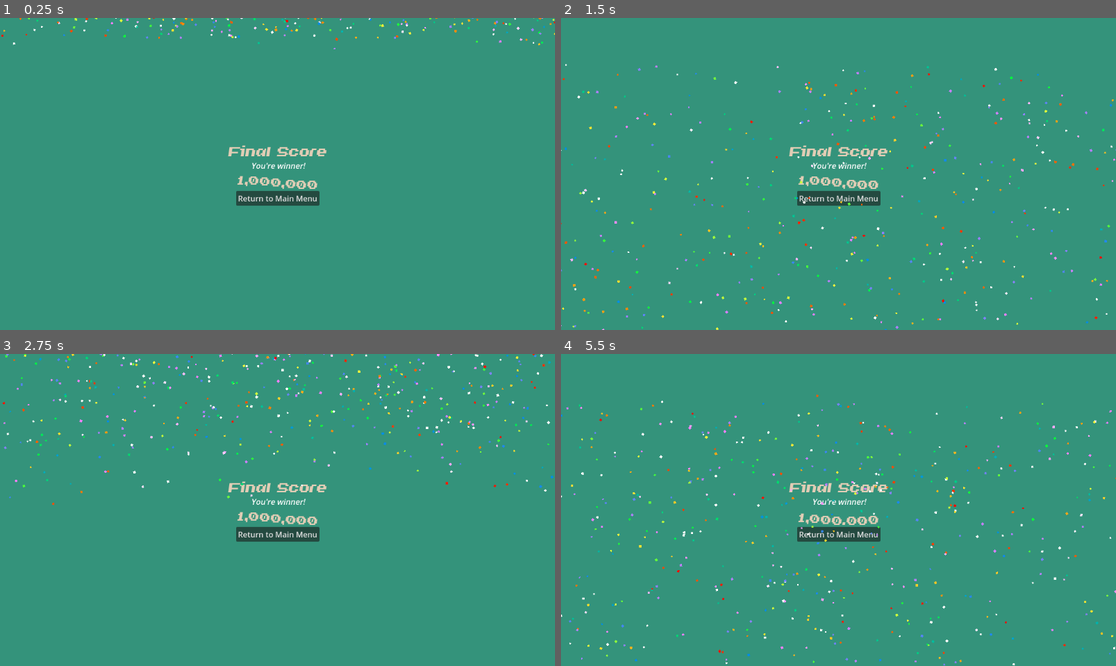
Above: before the commit, frames 1-4 (two rows, left to right).
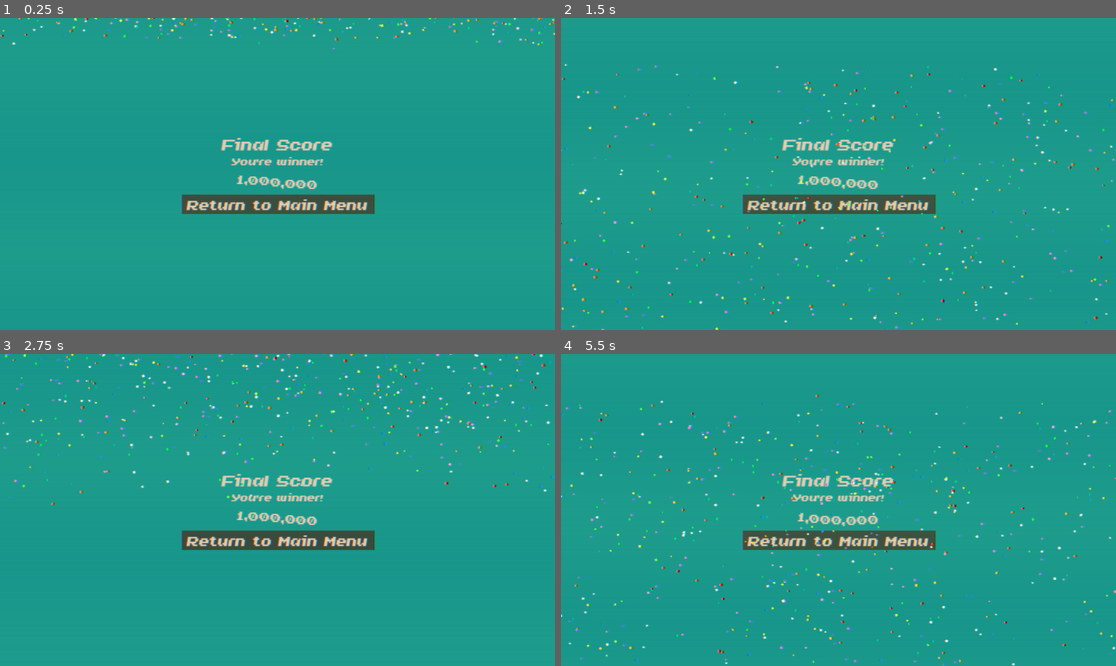
Above: after the commit, the same moments.

Repository: BurnsAndy/gmtk2025
Game: Godot game, scene res://scenes/final_score_scene.tscn
The game is run twice, just before and just after one commit, with the same random seed, the same clock (stepped at 60 frames per second) and the same inputs. This scene is started directly instead of the project's main scene.
Inputs:
- Up to frame 1 (0.25 s): no input
- Up to frame 2 (1.5 s): tap Enter at 0.5, 0.6 s; hold Right 0.53-1.28 s; hold Down from 1.28 s (still down); tap H at 1.35 s
- Up to frame 3 (2.75 s): release Down at 2.03 s; hold Right from 2.03 s (still down); tap Q at 2.1 s
- Up to frame 4 (5.5 s): release Right at 2.78 s; hold Up 2.78-3.53 s; tap one key every 0.75 s from 2.85 s: Shift Z C X; hold A 3.53-5.03 s; hold Down from 5.03 s (still down)

The runs differ from the first frame. In frame 1, 61% of the frame differs, in the area x 0-100%, y 0-100%; in frame 2, 77%; in frame 3, 67%; in frame 4, 78%.

Commit message:
updated final score screen to match art style

Diff:
--- a/scenes/final_score_scene.tscn
+++ b/scenes/final_score_scene.tscn
@@ -1,9 +1,10 @@
-[gd_scene load_steps=9 format=3 uid="uid://cq2vgf2bxt5vf"]
+[gd_scene load_steps=10 format=3 uid="uid://cq2vgf2bxt5vf"]
 
 [ext_resource type="Script" uid="uid://b02f6ypg4y7js" path="res://scripts/final_score_scene.gd" id="1_4sjga"]
 [ext_resource type="Theme" uid="uid://cbatwpb6ydnvr" path="res://assets/main_menu_theme.tres" id="2_6huo8"]
 [ext_resource type="Texture2D" uid="uid://do8ov7ffsws14" path="res://assets/rgb_gradient.tres" id="3_n3yss"]
 [ext_resource type="Script" uid="uid://hd1dahd1lpfr" path="res://scripts/classes/confetti_emitter.gd" id="4_mj3wq"]
+[ext_resource type="PackedScene" uid="uid://b1r084b8sxtdm" path="res://scenes/crt_effect.tscn" id="5_mj3wq"]
 
 [sub_resource type="CurveTexture" id="CurveTexture_co8vq"]
 
@@ -51,7 +52,7 @@
 anchor_bottom = 1.0
 grow_horizontal = 2
 grow_vertical = 2
-color = Color(0, 0.359669, 0.276534, 1)
+color = Color(0.105882, 0.6, 0.545098, 1)
 
 [node name="BoxContainer" type="BoxContainer" parent="Control"]
 layout_mode = 1
@@ -70,6 +71,7 @@
 size_flags_horizontal = 3
 size_flags_vertical = 4
 theme = ExtResource("2_6huo8")
+theme_override_font_sizes/normal_font_size = 36
 text = "Final Score"
 fit_content = true
 scroll_active = false
@@ -79,6 +81,9 @@
 layout_mode = 2
 size_flags_horizontal = 3
 size_flags_vertical = 4
+theme = ExtResource("2_6huo8")
+theme_override_font_sizes/bold_italics_font_size = 1
+theme_override_font_sizes/italics_font_size = 24
 bbcode_enabled = true
 text = "[i]You're winner![/i]"
 fit_content = true
@@ -86,6 +91,7 @@
 horizontal_alignment = 1
 
 [node name="ScoreRichTextLabel" type="RichTextLabel" parent="Control/BoxContainer"]
+custom_minimum_size = Vector2(0, 50)
 layout_mode = 2
 theme = ExtResource("2_6huo8")
 bbcode_enabled = true
@@ -93,11 +99,14 @@
 fit_content = true
 scroll_active = false
 horizontal_alignment = 1
+vertical_alignment = 1
 
 [node name="ReturnToMenuButton" type="Button" parent="Control/BoxContainer"]
+custom_minimum_size = Vector2(400, 40)
 layout_mode = 2
 size_flags_horizontal = 4
 size_flags_vertical = 4
+theme = ExtResource("2_6huo8")
 text = "Return to Main Menu"
 
 [node name="ConfettiEmitter" type="GPUParticles2D" parent="."]
@@ -110,3 +119,12 @@
 fixed_fps = 12
 process_material = SubResource("ParticleProcessMaterial_snt4q")
 script = ExtResource("4_mj3wq")
+
+[node name="CrtEffect" parent="." instance=ExtResource("5_mj3wq")]
+anchors_preset = 0
+anchor_right = 0.0
+anchor_bottom = 0.0
+offset_right = 1152.0
+offset_bottom = 648.0
+grow_horizontal = 1
+grow_vertical = 1
--- a/scripts/final_score_scene.gd
+++ b/scripts/final_score_scene.gd
@@ -12,8 +12,8 @@
 @onready var background_color = $Control/BgColorRect
 @onready var confetti = $ConfettiEmitter
 
-const color_winrar:Color = Color(0.20392157, 0.5764706, 0.48235294)
-const color_youre_a_loser:Color = Color(0.54901963, 0.14117648, 0.1764706)
+const color_winrar:Color = Color(0.105882354, 0.6, 0.54509807)
+const color_youre_a_loser:Color = Color(0.85882354, 0.32941177, 0.38039216)
 
 var script_utility = ScriptUtilities.new()
 
